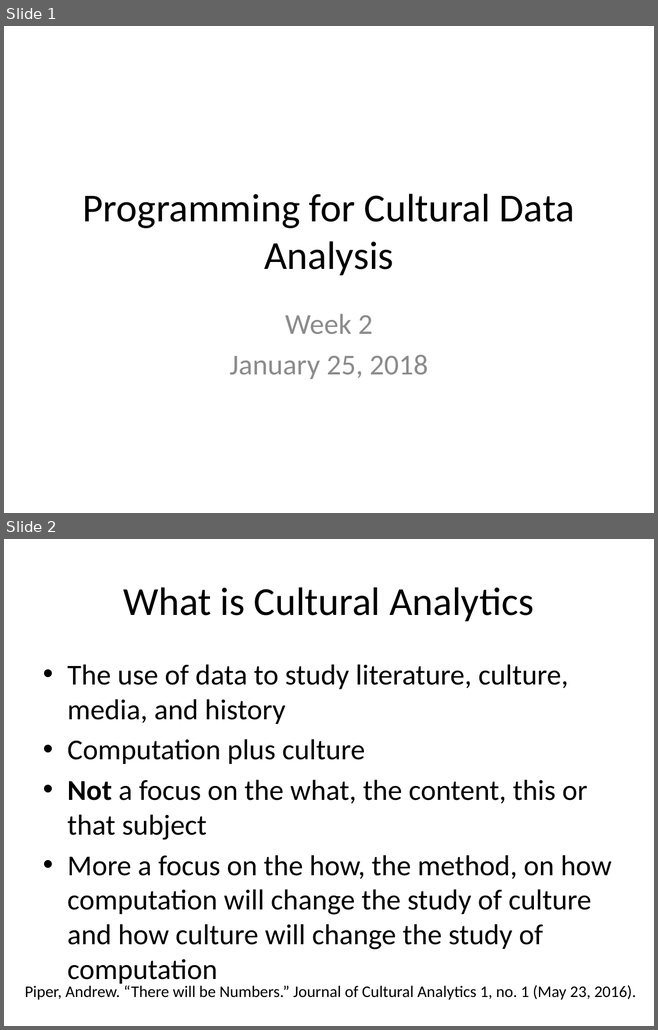
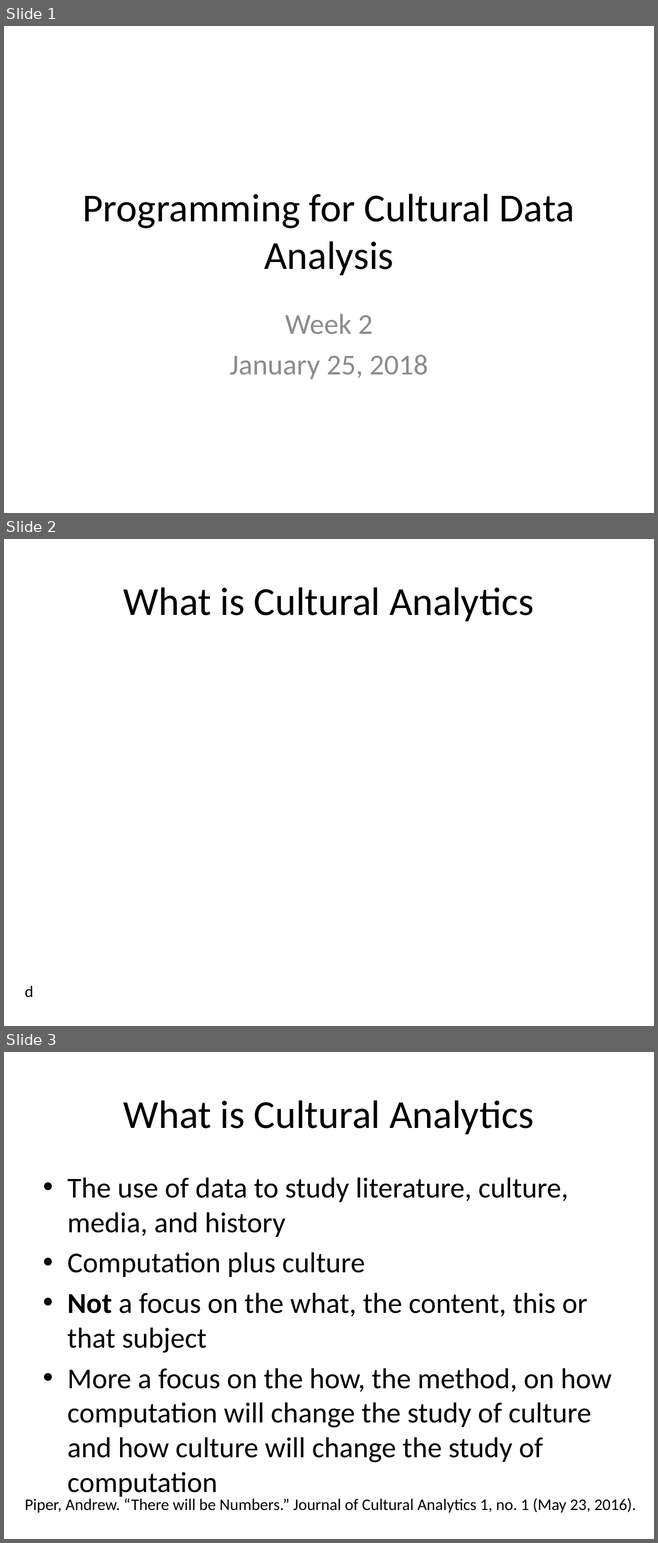
Before and after one commit to pcda18/pcda18.github.io, a slide deck: Week2_PCDA2018.pptx. Shown one above the other, each under a label of ours: slides 1 and 2 before the commit, slides 1, 2 and 3 after it. The pictures are 658x1030 and 658x1543 pixels, drawn with LibreOffice and Linux fonts; fonts in the diff are those of the drawing. Boxes give left, top, right and bottom in pixels: in the first picture for what was removed or moved away, otherwise in the second. Text is boxed around its words. In the diff, an @@ line names an element or a change of style, - is before the commit and + after.

```diff
--- a/Week2_PCDA2018.pptx
+++ b/Week2_PCDA2018.pptx
@@ slide 2 added at [4, 539, 654, 1026], background #FFFFFF @@
@@ title added at [123, 587, 534, 621], 44 pt, text #000000 @@
+What is Cultural Analytics
@@ text added at [25, 986, 34, 997], 18 pt, text #000000 @@
+d
@@ what was slide 2 is now slide 3 @@
```
Also in this commit, not shown: 1 other file.
